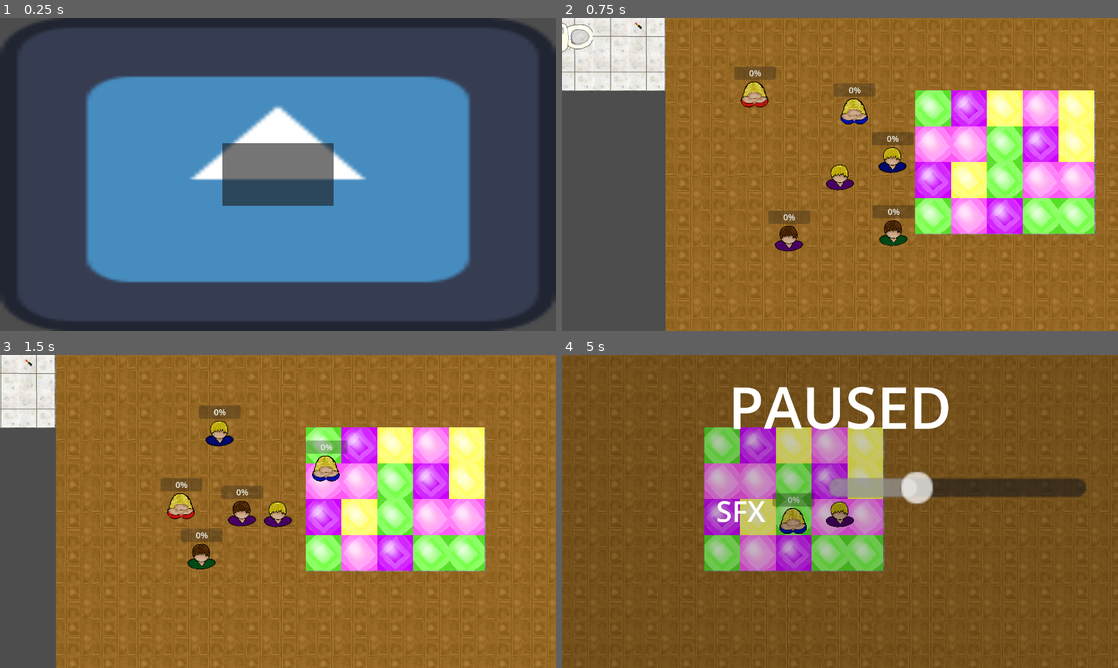
Above: before the commit, frames 1-4 (two rows, left to right).
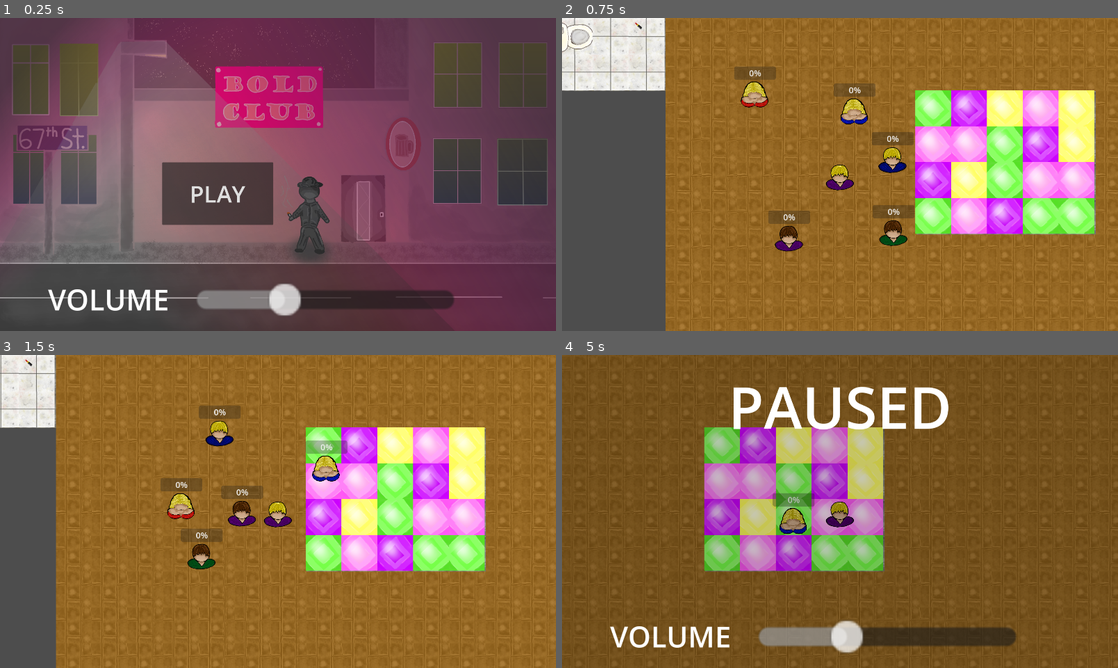
Above: after the commit, the same moments.

Repository: mntjams/game-jam-25-2
Game: Godot game, scene res://scenes/main_menu.tscn
Two runs of this game, one before a commit and one after it. Both use one fixed random seed, a clock stepped at 60 frames per second and the inputs below. This scene is started directly instead of the project's main scene. The engine's default icon, where the game draws it, is replaced by a stand-in: a white triangle on a blue panel in a dark square. Sound files missing from this copy of the repository are replaced by a short silence.
Inputs (mouse positions are in pixels of both pictures, inside the frame that each line leads up to; where the layout moved, square brackets give the same spot in the first picture):
- Up to frame 1 (0.25 s): no input
- Up to frame 2 (0.75 s): click (778, 193) [840, 174] at 0.5 s
- Up to frame 3 (1.5 s): hold D (right) from 1.28 s (still down); hold E (interact) from 1.28 s (still down)
- Up to frame 4 (5 s): release D (right) at 2.03 s; release E (interact) at 2.03 s; hold S (down) 2.03-2.78 s; tap Space (slots) at 2.1, 4.35 s; hold D (right) 2.78-3.53 s; tap Q at 2.85 s; hold W (up) 3.53-4.28 s; tap E (interact) at 3.6 s; hold A (left) from 4.28 s (still down); tap Tab (settings) at 4.9 s

The runs differ from the first frame. In frame 1, 93% of the frame differs, in the area x 0-100%, y 0-100%; in frame 2, nothing differs; in frame 3, nothing differs; in frame 4, 6.7%.

Commit message:
audio settings fixed and main menu polished

Diff:
--- a/scenes/audio_settings.tscn
+++ b/scenes/audio_settings.tscn
@@ -40,10 +40,10 @@
 anchor_top = 0.5
 anchor_right = 0.5
 anchor_bottom = 0.5
-offset_left = -38.0
-offset_top = -146.0
-offset_right = 73.625
-offset_bottom = -130.0
+offset_left = -280.0
+offset_top = 368.0
+offset_right = -168.375
+offset_bottom = 384.0
 grow_horizontal = 2
 grow_vertical = 2
 scale = Vector2(8, 8)
@@ -54,13 +54,13 @@
 anchors_preset = 4
 anchor_top = 0.5
 anchor_bottom = 0.5
-offset_left = 532.0
-offset_top = -71.0
-offset_right = 702.0
-offset_bottom = 66.0
+offset_left = 166.0
+offset_top = 362.0
+offset_right = 583.0
+offset_bottom = 499.0
 grow_vertical = 2
 theme_override_font_sizes/font_size = 100
-text = "SFX"
+text = "VOLUME"
 horizontal_alignment = 1
 
 [connection signal="value_changed" from="HUD/SFXSlider" to="." method="_on_sfx_slider_value_changed"]
--- a/scenes/main_menu.tscn
+++ b/scenes/main_menu.tscn
@@ -1,7 +1,7 @@
 [gd_scene load_steps=3 format=3 uid="uid://b6g8wswtn212t"]
 
 [ext_resource type="Script" uid="uid://dtevuqludjew0" path="res://scripts/main_menu.gd" id="1_ekxnf"]
-[ext_resource type="Texture2D" uid="uid://b1sbwmgxviw67" path="res://assets/img/icon.svg" id="1_l6cm7"]
+[ext_resource type="Texture2D" uid="uid://ch7mtatdtvq52" path="res://assets/img/introscreen.png" id="2_ekxnf"]
 
 [node name="MainMenu" type="Node2D"]
 script = ExtResource("1_ekxnf")
@@ -9,7 +9,7 @@
 [node name="TextureRect" type="TextureRect" parent="."]
 offset_right = 1920.0
 offset_bottom = 1080.0
-texture = ExtResource("1_l6cm7")
+texture = ExtResource("2_ekxnf")
 
 [node name="Button" type="Button" parent="TextureRect"]
 layout_mode = 1
@@ -18,5 +18,43 @@
 anchor_top = 0.4
 anchor_right = 0.6
 anchor_bottom = 0.6
+offset_left = -208.0
+offset_top = 66.0
+offset_right = -208.0
+offset_bottom = 66.0
+theme_override_font_sizes/font_size = 80
+text = "PLAY"
+
+[node name="SFXSlider" type="HSlider" parent="TextureRect"]
+layout_mode = 1
+anchors_preset = 8
+anchor_left = 0.5
+anchor_top = 0.5
+anchor_right = 0.5
+anchor_bottom = 0.5
+offset_left = -280.0
+offset_top = 368.0
+offset_right = -168.375
+offset_bottom = 384.0
+grow_horizontal = 2
+grow_vertical = 2
+scale = Vector2(8, 8)
+size_flags_horizontal = 4
+size_flags_vertical = 4
+
+[node name="SFXLabel" type="Label" parent="TextureRect"]
+layout_mode = 1
+anchors_preset = 4
+anchor_top = 0.5
+anchor_bottom = 0.5
+offset_left = 166.0
+offset_top = 362.0
+offset_right = 583.0
+offset_bottom = 499.0
+grow_vertical = 2
+theme_override_font_sizes/font_size = 100
+text = "VOLUME"
+horizontal_alignment = 1
 
 [connection signal="pressed" from="TextureRect/Button" to="." method="_on_button_pressed"]
+[connection signal="value_changed" from="TextureRect/SFXSlider" to="." method="_on_sfx_slider_value_changed"]
--- a/scripts/audio_settings.gd
+++ b/scripts/audio_settings.gd
@@ -11,7 +11,7 @@
 	pass
 
 func _input(event: InputEvent) -> void:
-	if event.is_action_pressed("settings"):
+	if event.is_action_pressed("settings") and get_tree().current_scene.name != "MainMenu":
 		$HUD.visible = !$HUD.visible
 		get_tree().paused = !get_tree().paused
 
--- a/scripts/main_menu.gd
+++ b/scripts/main_menu.gd
@@ -1,9 +1,9 @@
 extends Node2D
 
-
+var normalization = 32
 # Called when the node enters the scene tree for the first time.
 func _ready() -> void:
-	pass # Replace with function body.
+	$TextureRect/SFXSlider.value = AudioServer.get_bus_volume_linear(0)*normalization
 
 
 # Called every frame. 'delta' is the elapsed time since the previous frame.
@@ -13,3 +13,7 @@
 
 func _on_button_pressed() -> void:
 	get_tree().change_scene_to_file("res://scenes/game.tscn")
+
+
+func _on_sfx_slider_value_changed(value: float) -> void:
+	AudioServer.set_bus_volume_linear(0, value/normalization)
